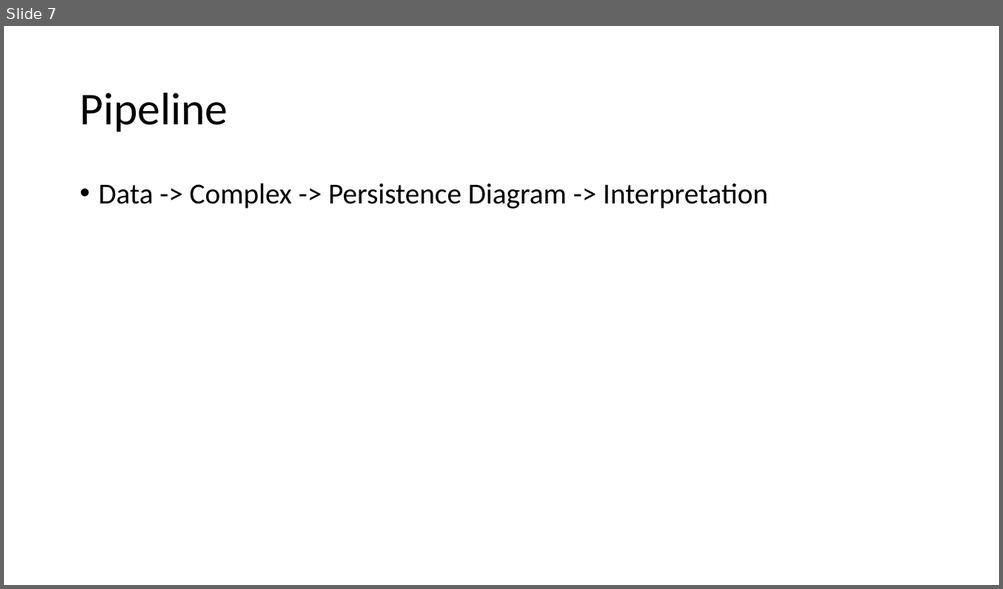
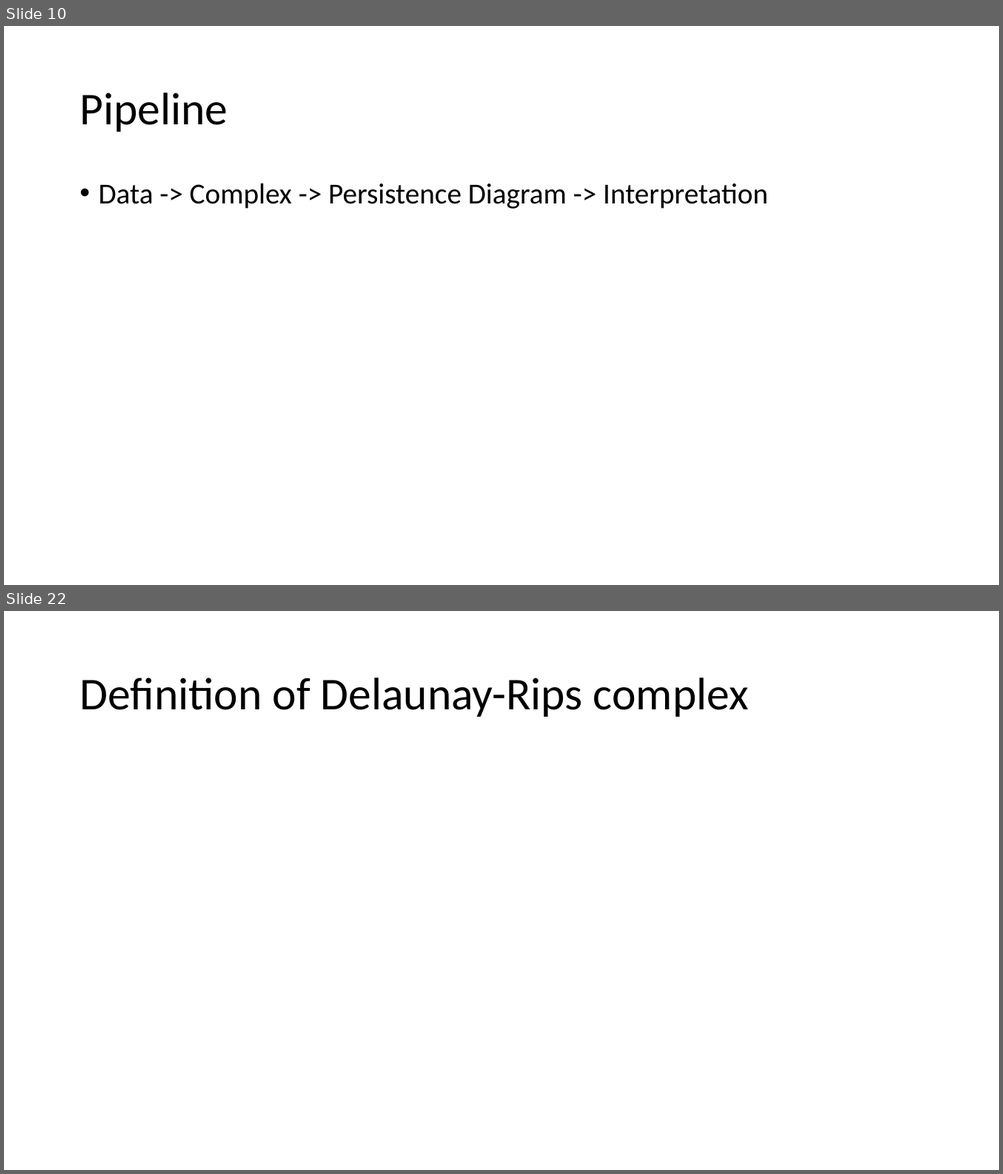
Before and after one commit to amish-mishra/TDA-shape-classification-using-DR, a slide deck: Delaunay-Rips_Paper/Computation_of_Persistent_Homology_Presentation.pptx. Shown one above the other, each under a label of ours: slide 7 before the commit, slides 10 and 22 after it; the slides between them are not shown. The pictures are 1003x589 and 1003x1174 pixels, drawn with LibreOffice and Linux fonts; fonts in the diff are those of the drawing. Boxes give left, top, right and bottom in pixels: in the first picture for what was removed or moved away, otherwise in the second. Text is boxed around its words. In the diff, an @@ line names an element or a change of style, - is before the commit and + after.

```diff
--- a/Delaunay-Rips_Paper/Computation_of_Persistent_Homology_Presentation.pptx
+++ b/Delaunay-Rips_Paper/Computation_of_Persistent_Homology_Presentation.pptx
@@ slide 22 added at <box>4,611,999,1170</box>, background #FFFFFF @@
@@ title added at <box>79,678,748,717</box>, 44 pt, text #000000 @@
+Definition of Delaunay-Rips complex
@@ what was slide 7 is now slide 10 @@
```
Also in this commit, not shown: 2 slides changed, 27 other slides added, 1 other file.
